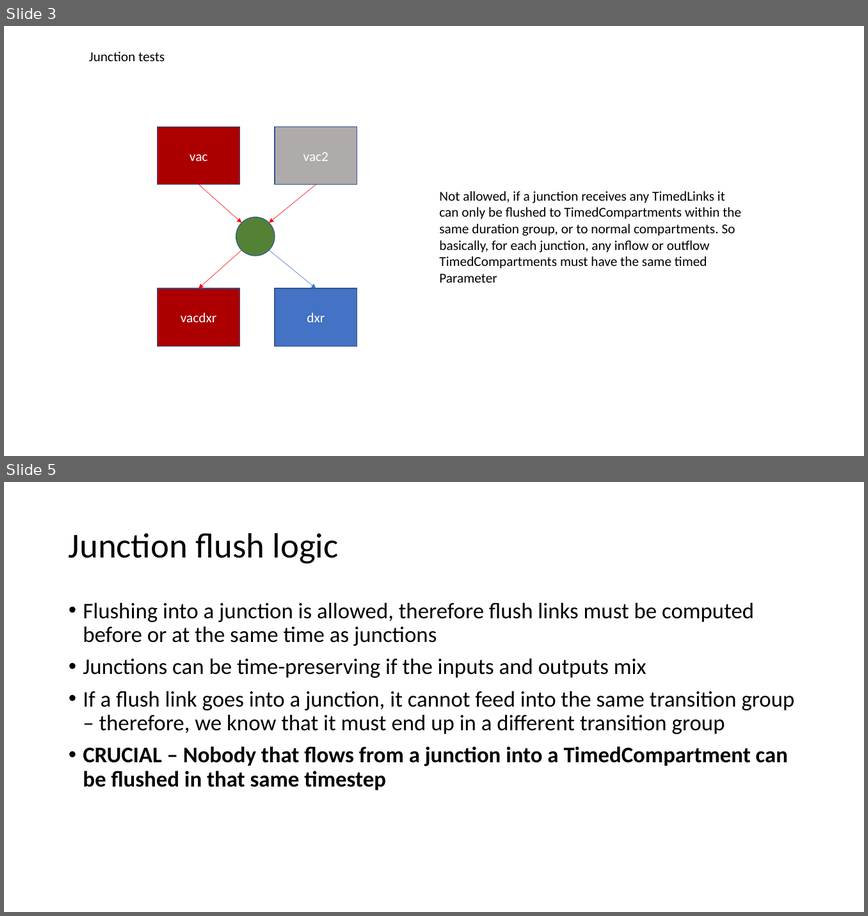
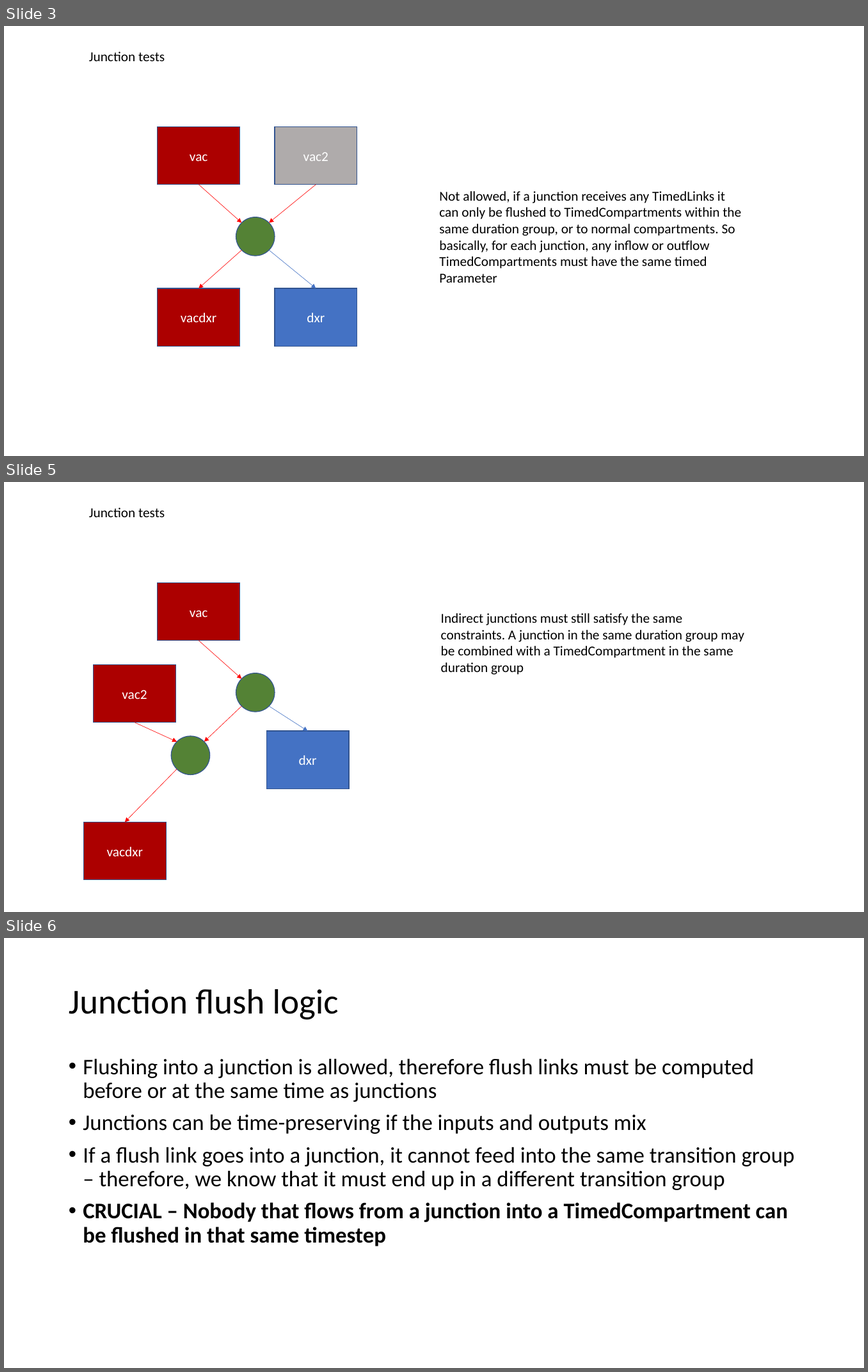
Before and after one commit to atomicateam/atomica, a slide deck: docs/general/timed-examples.pptx. Shown one above the other, each under a label of ours: slides 3 and 5 before the commit, slides 3, 5 and 6 after it; the slides between them are not shown. The pictures are 868x916 and 868x1372 pixels, drawn with LibreOffice and Linux fonts; fonts in the diff are those of the drawing. Boxes give left, top, right and bottom in pixels: in the first picture for what was removed or moved away, otherwise in the second. Text is boxed around its words. In the diff, an @@ line names an element or a change of style, - is before the commit and + after.

```diff
--- a/docs/general/timed-examples.pptx
+++ b/docs/general/timed-examples.pptx
@@ slide 5 added at [4,482,864,912], background #FFFFFF @@
@@ text added at [89,508,165,517], 18 pt, text #000000 @@
+Junction tests
@@ rectangle added at [158,583,240,641], fill #AC0000, outline #325491 1 pt, 18 pt, text #FFFFFF @@
+vac
@@ text added at [441,613,744,675], 18 pt, text #000000 @@
+Indirect junctions must still satisfy the same constraints. A junction in the same duration group may be combined with a TimedCompartment in the same duration group
@@ arrow added from (199, 640) to (241, 678), #FF0000 0.5 pt @@
@@ rectangle added at [94,665,176,723], fill #AC0000, outline #325491 1 pt, 18 pt, text #FFFFFF @@
+vac2
@@ ellipse added at [236,673,275,712], fill #548235, outline #325491 1 pt @@
@@ arrow added from (241, 706) to (204, 741), #FF0000 0.5 pt @@
@@ arrow added from (269, 706) to (307, 731), #4472C4 0.5 pt @@
@@ arrow added from (135, 722) to (177, 741), #FF0000 0.5 pt @@
@@ rectangle added at [266,731,349,789], fill #4472C4, outline #325491 1 pt, 18 pt, text #FFFFFF @@
+dxr
@@ ellipse added at [171,736,210,774], fill #548235, outline #325491 1 pt @@
@@ arrow added from (177, 769) to (125, 822), #FF0000 0.5 pt @@
@@ rectangle added at [84,822,166,880], fill #AC0000, outline #325491 1 pt, 18 pt, text #FFFFFF @@
+vacdxr
@@ what was slide 5 is now slide 6 @@
```
Also in this commit, not shown: 1 slide changed, 2 other files.
